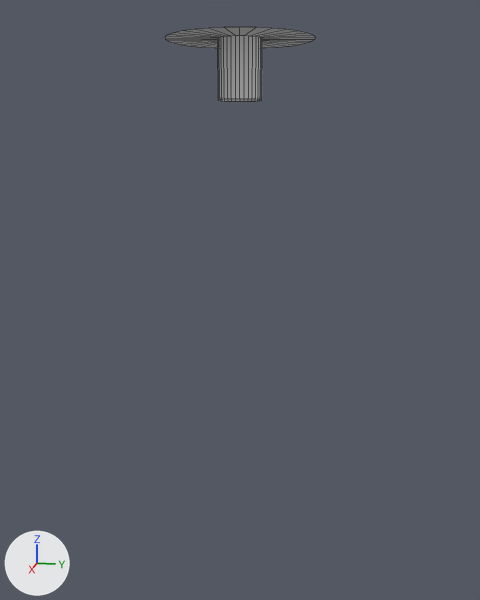
Before and after pictures for a commit that changed the FBX model Assets/Models/HoleMesh.fbx.
Both versions are drawn from a camera (50 mm lens) standing at (31.3, 6.3, -4.3) and looking at (-0.3, -0.1, -12.2). Arrows for +X, +Y and +Z are at lower left; the lights stay in place. Mesh edges are drawn as thin lines.

Names of what the first picture shows: 'HoleMesh'.
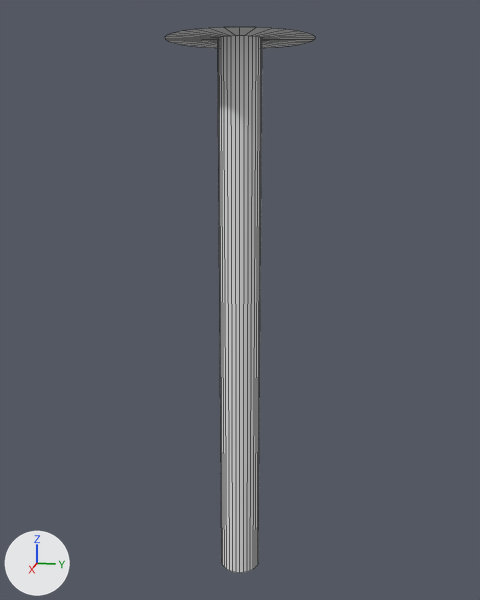
The change in detail:
me_holemesh has 96 vertices, 64 faces and spans x -3.37..3.37, y -3.37..3.37, z -2.64..0.0.
me_holemesh is used by ob_holemesh; location (0.0, 0.0, 0.0).
me_holemesh part 1: all 17 vertices in x 0.0..1.0, y -1.0..1.0, z -2.64 are moved by (0.0, 0.0, -24.1).

Pixel boxes (x1, y1, x2, y2) of what changed, in the pictures (480 x 600 px; the box of a moved part takes in the faces that stretch with it):
'HoleMesh', reshaped (629% taller)
    before: (165, 27, 315, 101)
    after: (165, 27, 315, 573)
part 1 of me_holemesh, moved or reshaped
    before: (218, 66, 262, 101)
    after: (218, 66, 262, 573)
